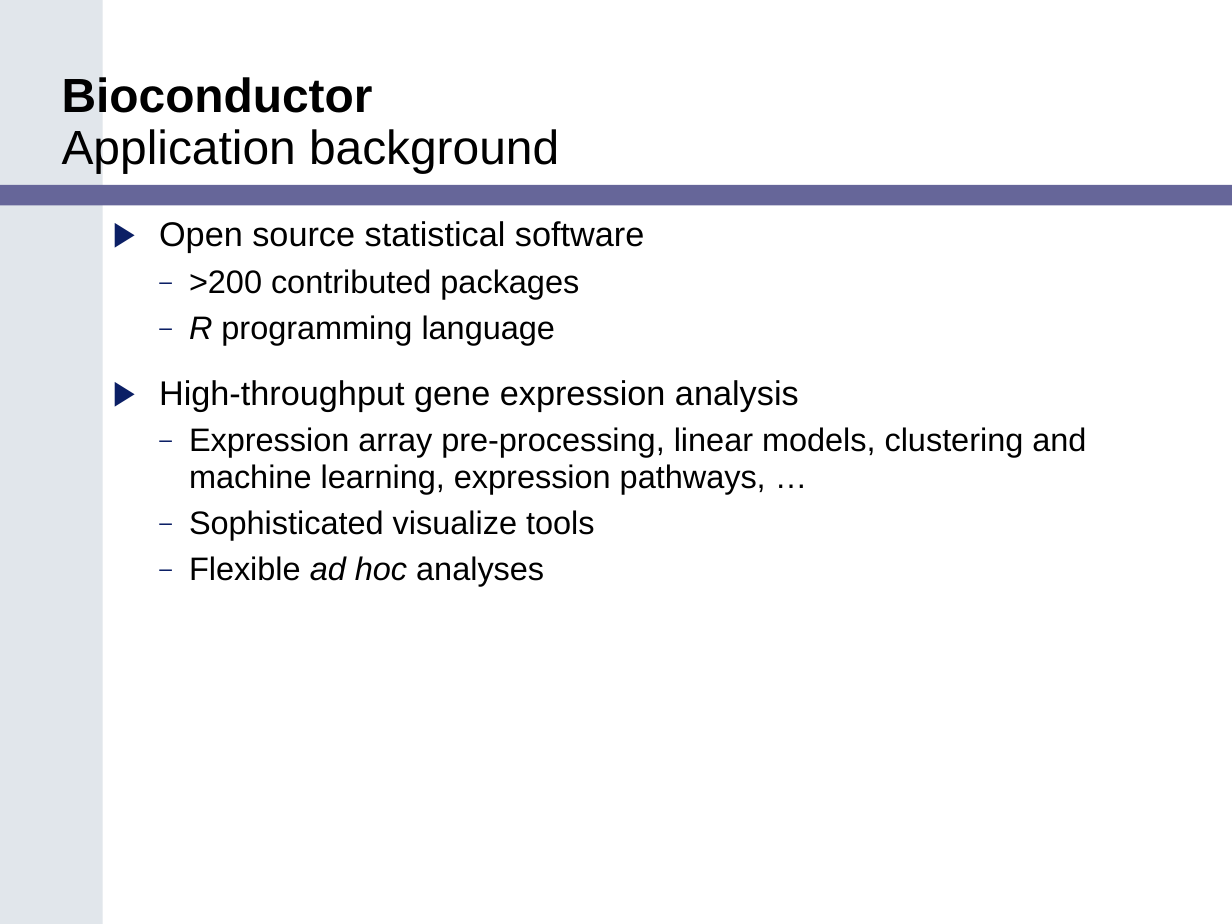
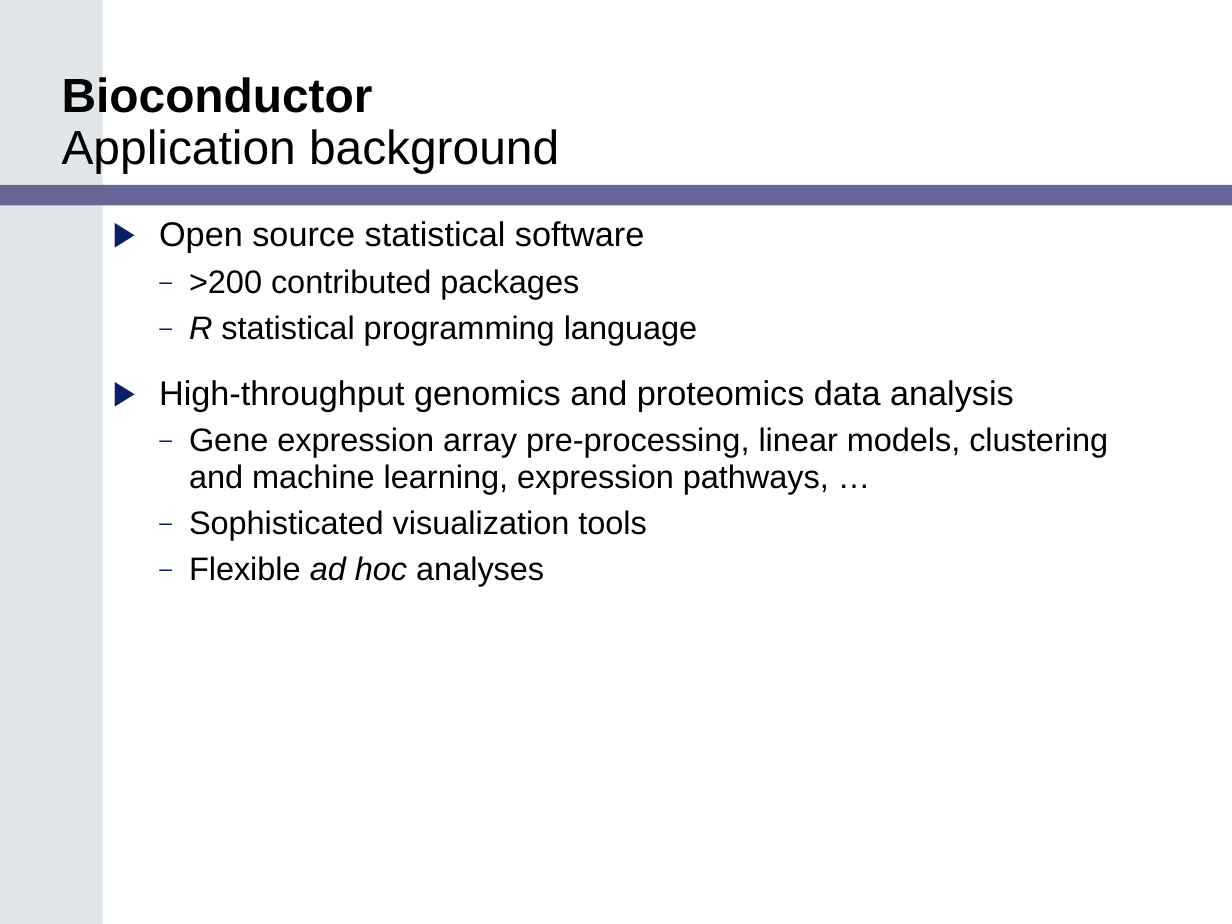
Before and after one commit to NCIP/bioconductor, a slide deck: slide 6 of bioconductor/Adopter_Northwestern/Task 2.11.2_Final Training Modules/caBIG_Bioconductor_Training_Module.ppt. Drawn at 1232x924 pixels with LibreOffice and Linux fonts; fonts in the diff are those of the drawing. Boxes give left, top, right and bottom in pixels: in the first picture for what was removed or moved away, otherwise in the second. Text is boxed around its words. In the diff, an @@ line names an element or a change of style, - is before the commit and + after.

```diff
--- a/bioconductor/Adopter_Northwestern/Task 2.11.2_Final Training Modules/caBIG_Bioconductor_Training_Module.ppt
+++ b/bioconductor/Adopter_Northwestern/Task 2.11.2_Final Training Modules/caBIG_Bioconductor_Training_Module.ppt
@@ text at box(159, 315, 1108, 540): text changed @@
-  – R programming language
-▶ High-throughput gene expression analysis
-  – Expression array pre-processing, linear models, clustering and machine learning, expression pathways, …
-  – Sophisticated visualize tools
+  – R statistical programming language
+▶ High-throughput genomics and proteomics data analysis
+  – Gene expression array pre-processing, linear models, clustering and machine learning, expression pathways, …
+  – Sophisticated visualization tools
```
Also in this commit, not shown: 13 other slides changed, 13 slides added, 2 slides removed, 1 other file.
